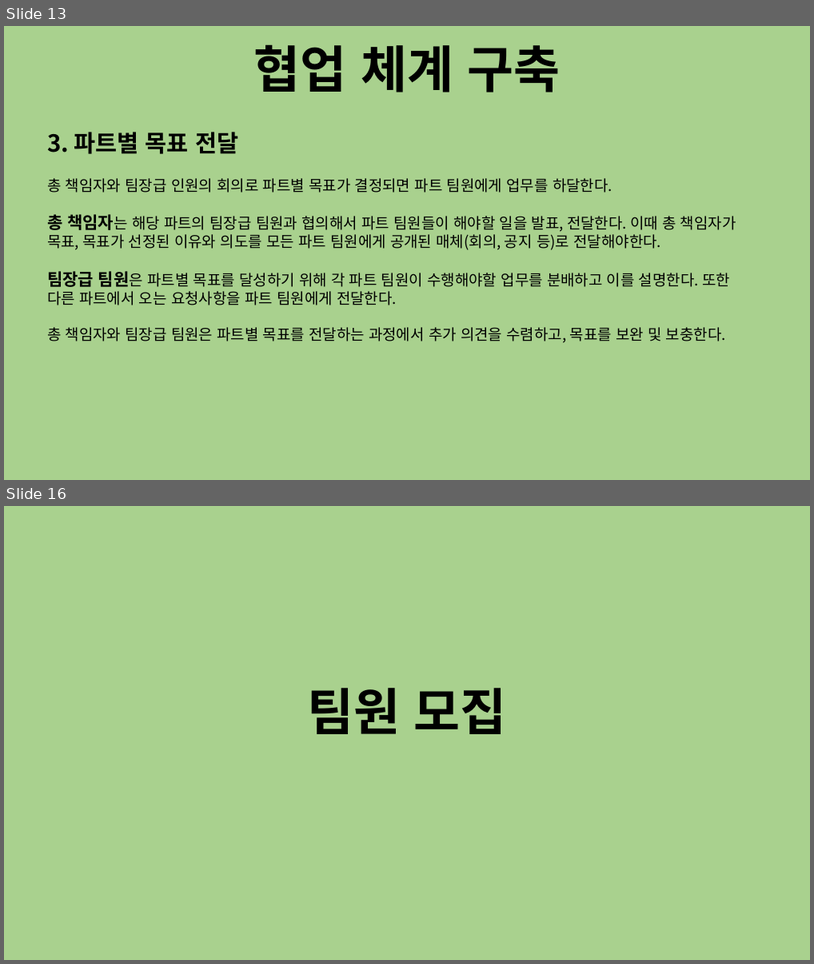
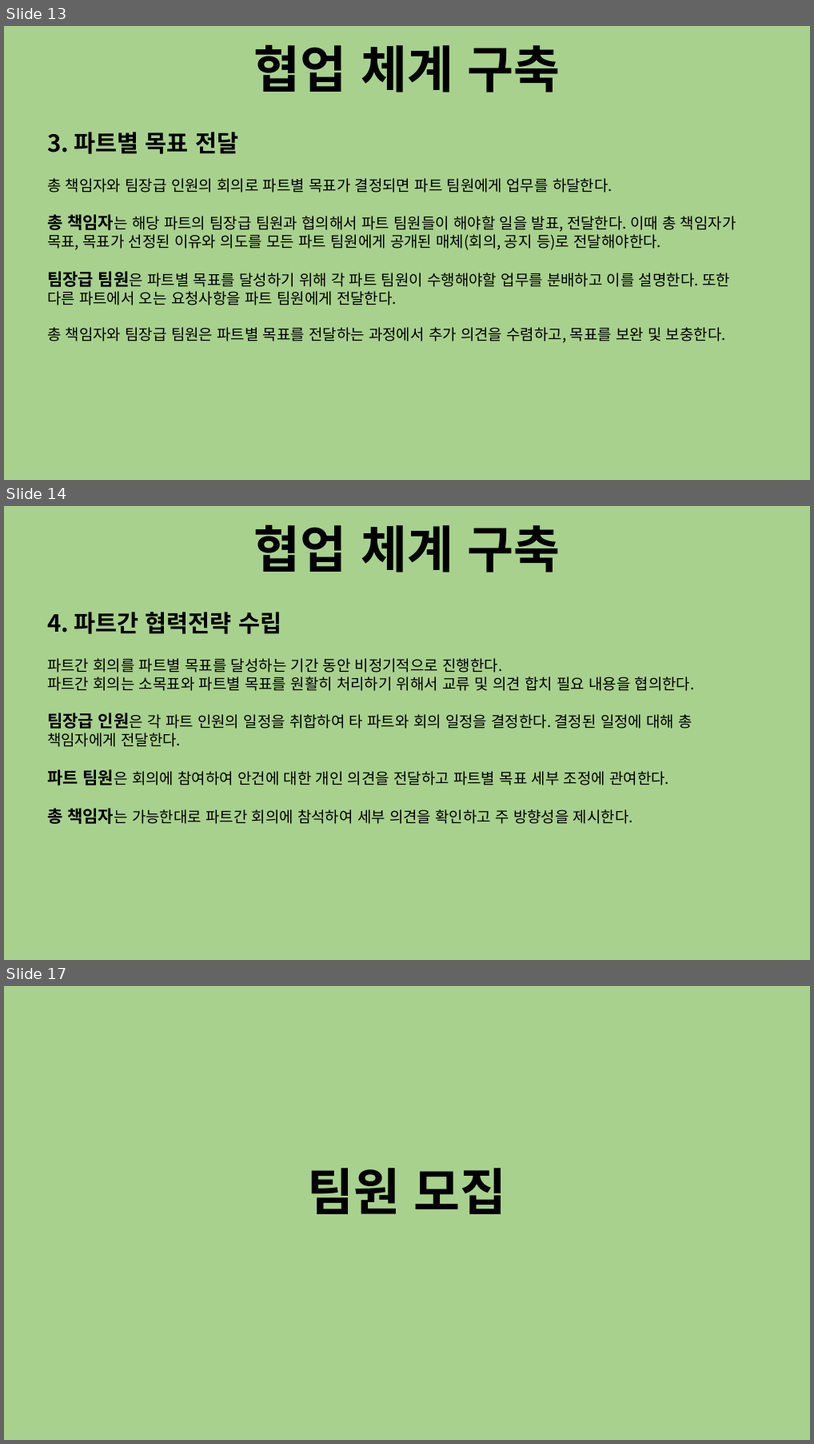
Before and after one commit to FChaGD/UnrealProject-TigerGhostField, a slide deck: 문서/창귀야 방향성 및 협업 구조.pptx. Shown one above the other, each under a label of ours: slides 13 and 16 before the commit, slides 13, 14 and 17 after it; the slides between them are not shown. The pictures are 814x964 and 814x1444 pixels, drawn with LibreOffice and Linux fonts; fonts in the diff are those of the drawing. Boxes give left, top, right and bottom in pixels: in the first picture for what was removed or moved away, otherwise in the second. Text is boxed around its words. In the diff, an @@ line names an element or a change of style, - is before the commit and + after.

```diff
--- a/문서/창귀야 방향성 및 협업 구조.pptx
+++ b/문서/창귀야 방향성 및 협업 구조.pptx
@@ slide 14 added at [4, 506, 810, 960], background #A9D18E @@
@@ text added at [254, 524, 561, 572], 60 pt, text #000000, bold @@
+협업 체계 구축
@@ text added at [47, 612, 282, 634], 28 pt, text #000000, bold @@
+4. 파트간 협력전략 수립
@@ text added at [47, 658, 695, 824], 18 pt, text #000000 @@
+파트간 회의를 파트별 목표를 달성하는 기간 동안 비정기적으로 진행한다.
+파트간 회의는 소목표와 파트별 목표를 원활히 처리하기 위해서 교류 및 의견 합치 필요 내용을 협의한다.
+팀장급 인원은 각 파트 인원의 일정을 취합하여 타 파트와 회의 일정을 결정한다. 결정된 일정에 대해 총 책임자에게 전달한다.
+파트 팀원은 회의에 참여하여 안건에 대한 개인 의견을 전달하고 파트별 목표 세부 조정에 관여한다.
+총 책임자는 가능한대로 파트간 회의에 참석하여 세부 의견을 확인하고 주 방향성을 제시한다.
@@ what was slide 16 is now slide 17 @@
```
Also in this commit, not shown: 2 slides changed, 4 other files.
